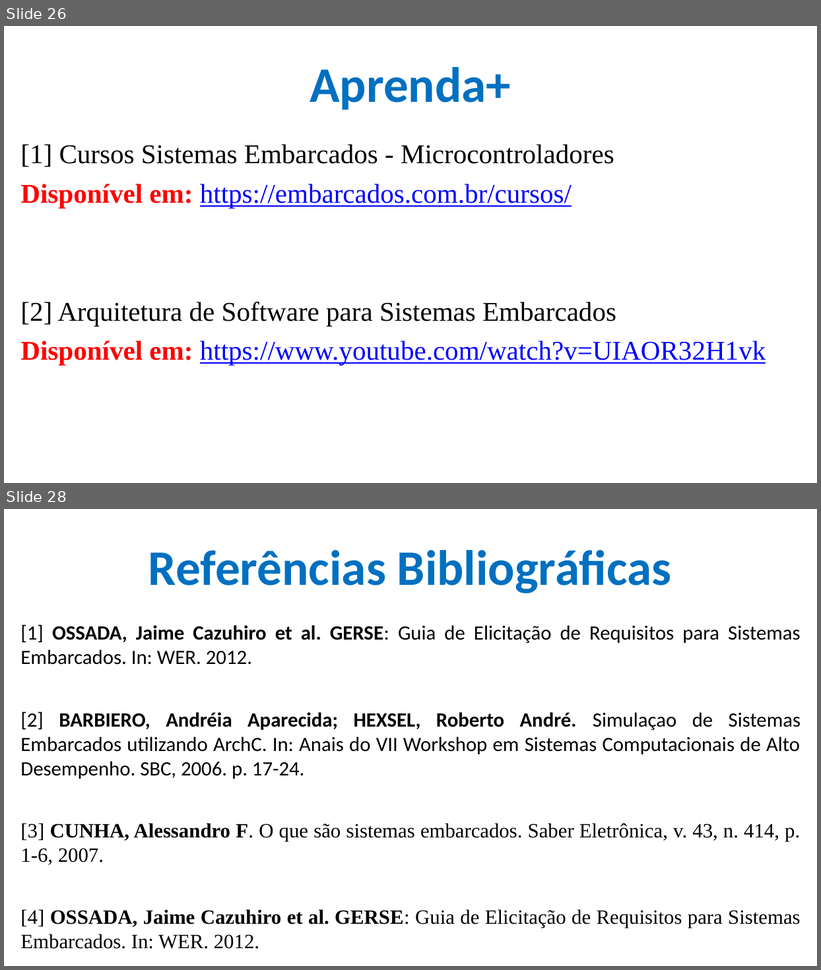
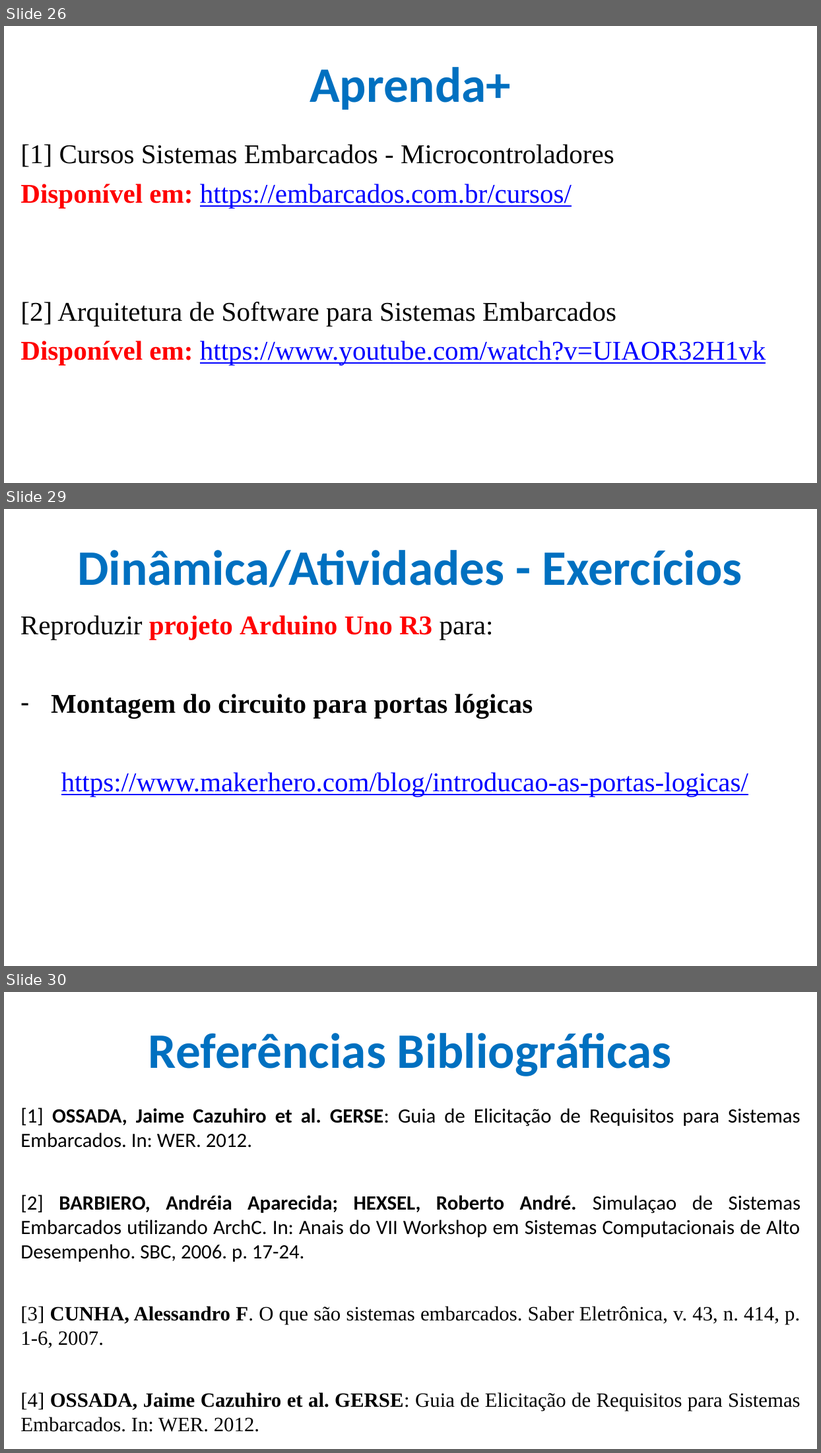
Before and after one commit to CloudEducationBrazil/WydenArea1ProgramacaoMicrocontroladores, a slide deck: 01 Classes/Aula 05 - Programação Microcontroladores - Periféricos Integrados - Portas e Conversores.pptx. Shown one above the other, each under a label of ours: slides 26 and 28 before the commit, slides 26, 29 and 30 after it; the slides between them are not shown. The pictures are 821x970 and 821x1453 pixels, drawn with LibreOffice and Linux fonts; fonts in the diff are those of the drawing; background and template pictures are left out. Boxes give left, top, right and bottom in pixels: in the first picture for what was removed or moved away, otherwise in the second. Text is boxed around its words. In the diff, an @@ line names an element or a change of style, - is before the commit and + after.

Commit message:
Ajuste Aula 05 Microntroladores Portas IO, Conversores, Comunicação Serial 19042023

```diff
--- a/01 Classes/Aula 05 - Programação Microcontroladores - Periféricos Integrados - Portas e Conversores.pptx
+++ b/01 Classes/Aula 05 - Programação Microcontroladores - Periféricos Integrados - Portas e Conversores.pptx
@@ slide 29 added at (4,509,817,966), background picture (left out) @@
@@ title added at (77,550,743,588), 44 pt, text #0070C0, bold @@
+Dinâmica/Atividades - Exercícios
@@ text added at (20,615,749,797), 24 pt, text #0000FF @@
+Reproduzir projeto Arduino Uno R3 para:
+– Montagem do circuito para portas lógicas
+https://www.makerhero.com/blog/introducao-as-portas-logicas/
@@ what was slide 28 is now slide 30 @@
```
Also in this commit, not shown: 1 slide changed, 1 other slide added.
